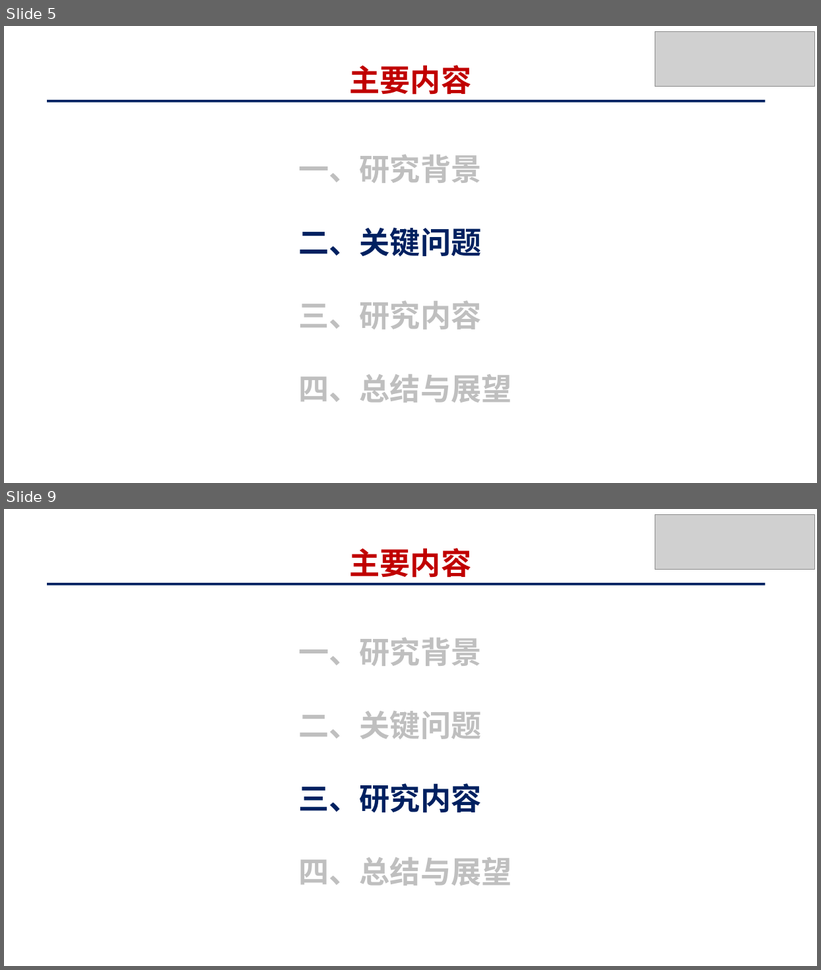
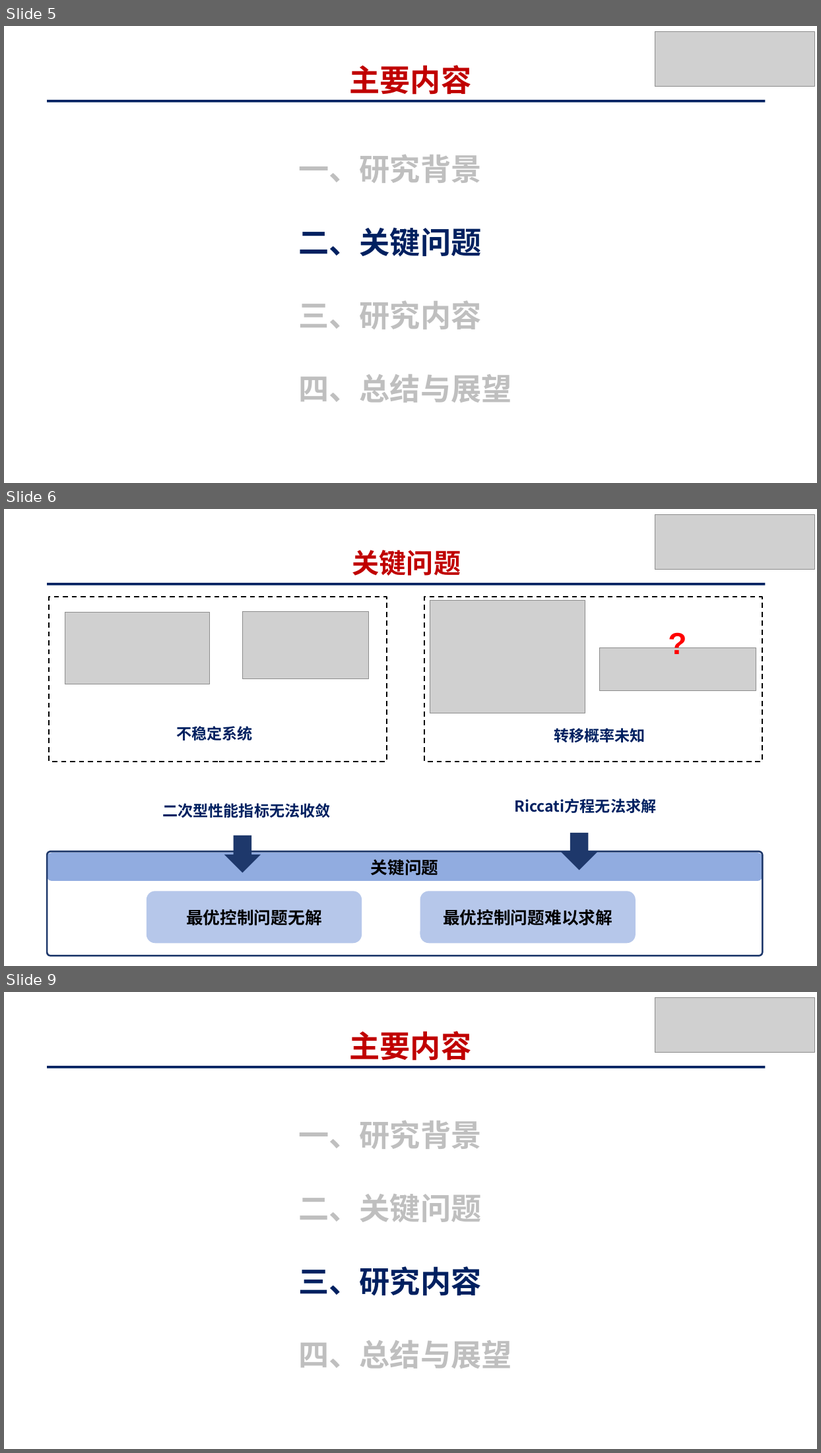
Before and after one commit to yck0609/master-thesis, a slide deck: PPT/基于策略迭代的马尔可夫跳变系统最优跟踪控制_姚才康.pptx. Shown one above the other, each under a label of ours: slides 5 and 9 before the commit, slides 5, 6 and 9 after it; the slides between them are not shown. The pictures are 821x970 and 821x1453 pixels, drawn with LibreOffice and Linux fonts; fonts in the diff are those of the drawing; grey boxes stand for pictures. Boxes give left, top, right and bottom in pixels: in the first picture for what was removed or moved away, otherwise in the second. Text is boxed around its words. In the diff, an @@ line names an element or a change of style, - is before the commit and + after.

```diff
--- a/PPT/基于策略迭代的马尔可夫跳变系统最优跟踪控制_姚才康.pptx
+++ b/PPT/基于策略迭代的马尔可夫跳变系统最优跟踪控制_姚才康.pptx
@@ slide 6 added at box(4, 509, 817, 966), background #FFFFFF; not listed: 1 template element that a slide beside it also shows @@
@@ picture added at box(655, 514, 814, 569) @@
@@ text added at box(352, 550, 461, 576), 32 pt, text #C00000, bold @@
+关键问题
@@ rectangle added at box(49, 597, 387, 762), outline #000000 1.5 pt dashed @@
@@ rectangle added at box(424, 597, 762, 762), outline #000000 1.5 pt dashed @@
@@ picture added at box(430, 601, 585, 713) @@
@@ picture added at box(65, 612, 210, 685) @@
@@ picture added at box(242, 612, 369, 679) @@
@@ text added at box(662, 621, 693, 665), 36 pt, text #FF0000, bold @@
+?
@@ picture added at box(599, 648, 756, 691) @@
@@ text added at box(176, 726, 252, 741), 18 pt, text #002060, bold @@
+不稳定系统
@@ text added at box(554, 728, 646, 743), 18 pt, text #002060, bold @@
+转移概率未知
@@ text added at box(162, 803, 330, 818), 18 pt, text #002060, bold @@
+二次型性能指标无法收敛
@@ text added at box(515, 799, 657, 813), 18 pt, text #002060, bold @@
+Riccati方程无法求解
@@ down arrow added at box(224, 836, 261, 873), fill #1E386B @@
@@ down arrow added at box(561, 833, 597, 870), fill #1E386B @@
@@ rounded rectangle added at box(47, 853, 762, 881), fill #91ACE0, 20 pt, text #000000, bold @@
+关键问题
@@ rounded rectangle added at box(47, 852, 762, 956), outline #1E386B 2 pt @@
@@ rounded rectangle added at box(147, 891, 362, 943), fill #B6C7EA, 20 pt, text #000000, bold @@
+最优控制问题无解
@@ rounded rectangle added at box(420, 891, 636, 943), fill #B6C7EA, 20 pt, text #000000, bold @@
+最优控制问题难以求解
```
Also in this commit, not shown: 4 slides changed, 2 slides removed, 6 other files.
